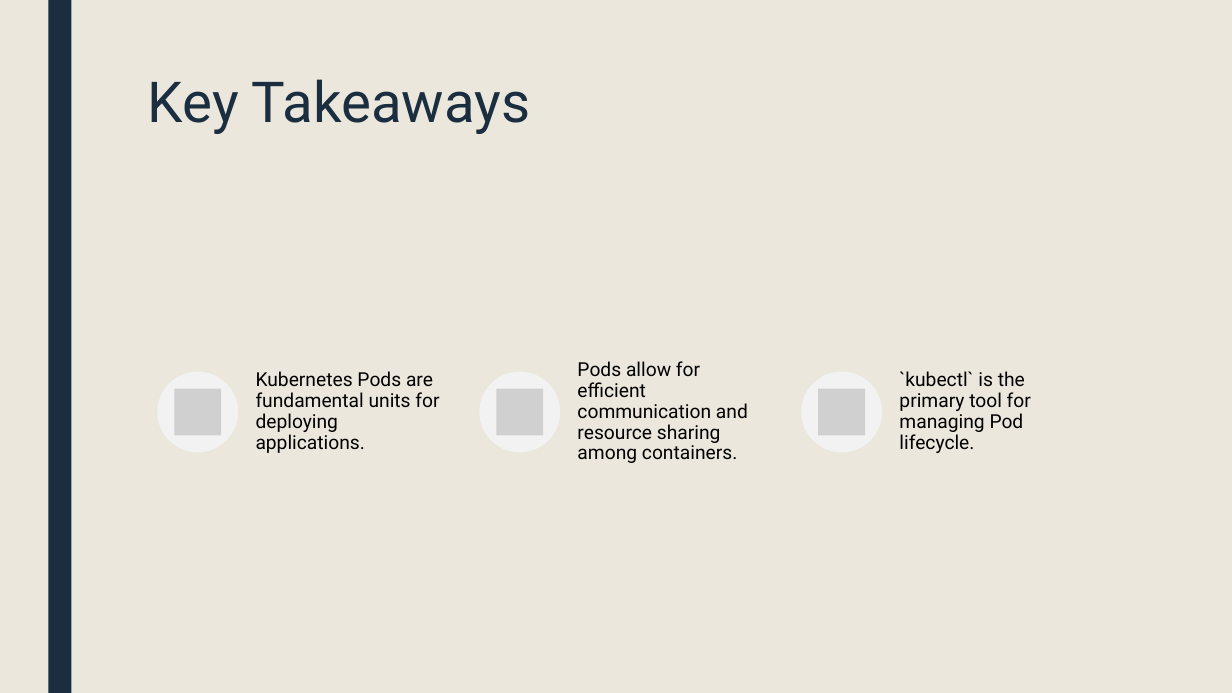
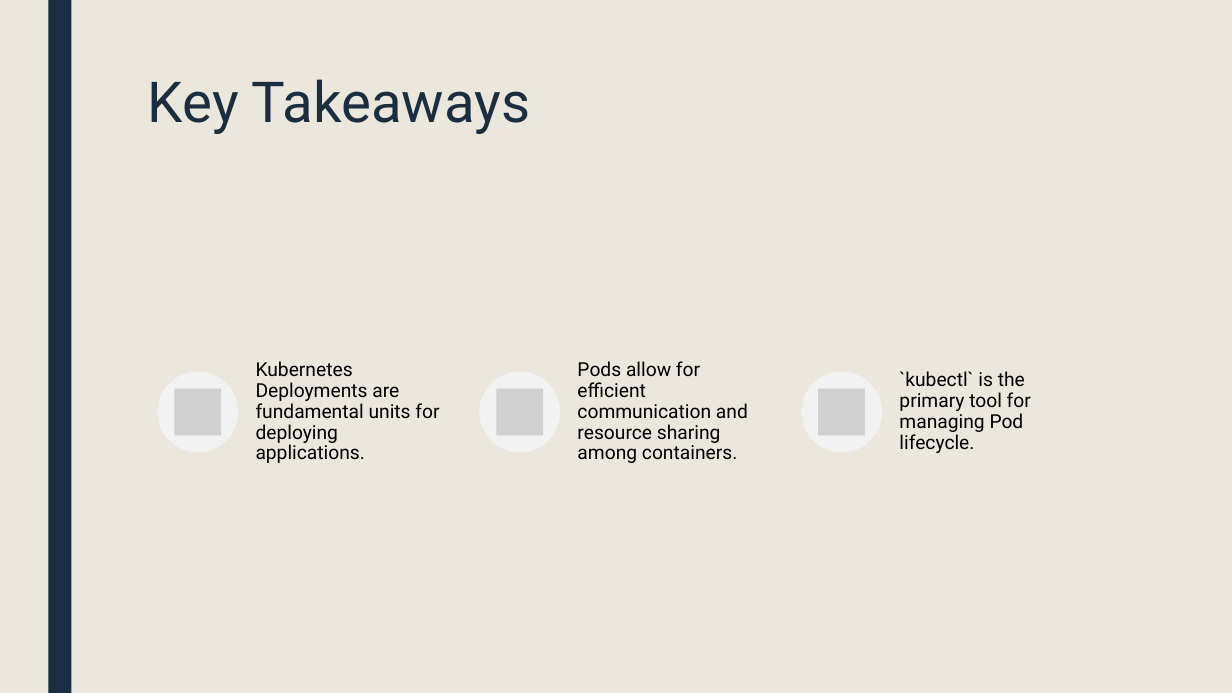
Before and after one commit to sebivenlo/ESD-2023-Kubernetes, a slide deck: slide 28 of presentation/Kubernetes.pptx (slide 27 before the commit). Drawn at 1232x693 pixels with LibreOffice and Linux fonts; fonts in the diff are those of the drawing; grey boxes stand for pictures. Boxes give left, top, right and bottom in pixels: in the first picture for what was removed or moved away, otherwise in the second. Text is boxed around its words. In the diff, an @@ line names an element or a change of style, - is before the commit and + after.

```diff
--- a/presentation/Kubernetes.pptx
+++ b/presentation/Kubernetes.pptx
@@ text at (256, 361, 439, 463): text changed @@
-Kubernetes Pods are fundamental units for deploying applications.
+Kubernetes Deployments are fundamental units for deploying applications.
```
Also in this commit, not shown: 5 other slides changed, 2 slides added, 1 slide removed.
